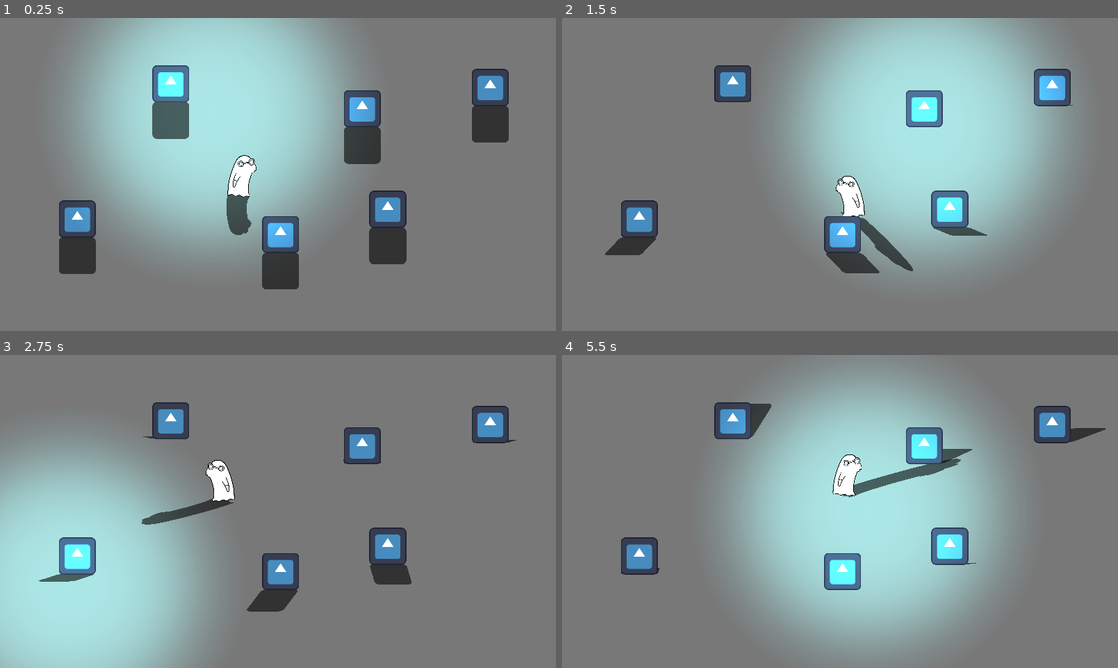
Above: before the commit, frames 1-4 (two rows, left to right).
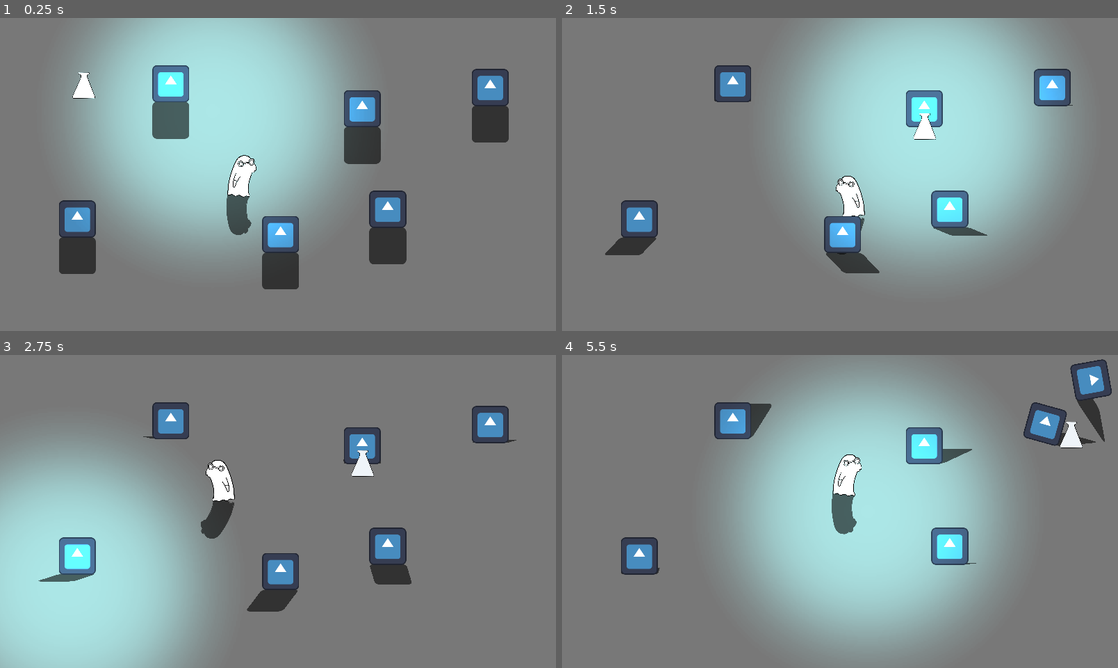
Above: after the commit, the same moments.

Repository: michaelharlow/Pirate-game-jam
Game: Godot game, scene res://scenes/main.tscn
Two runs of this game, one before a commit and one after it. Both use one fixed random seed, a clock stepped at 60 frames per second and the inputs below. The engine's default icon, where the game draws it, is replaced by a stand-in: a white triangle on a blue panel in a dark square.
Inputs (mouse positions are in pixels of both pictures, inside the frame that each line leads up to):
- Up to frame 1 (0.25 s): no input
- Up to frame 2 (1.5 s): move the mouse to (734, 121) at 0.52 s; press the mouse at (734, 121) at 0.53 s; move the mouse to (923, 127) at 1.27 s; release the mouse at (923, 127) at 1.28 s; click (923, 127) at 1.35 s
- Up to frame 3 (2.75 s): move the mouse to (66, 583) at 2.02 s; hold Right mouse button (Right_Mouse) from 2.03 s (still down); click (66, 583) at 2.3 s
- Up to frame 4 (5.5 s): move the mouse to (951, 574) at 2.77 s; release Right mouse button (Right_Mouse) at 2.78 s; click (951, 574) at 2.85 s; move the mouse to (845, 589) at 3.52 s; press the mouse at (845, 589) at 3.53 s; move the mouse to (1073, 436) at 4.27 s; release the mouse at (1073, 436) at 4.28 s; right-click (1073, 436) at 4.35 s; click (1073, 436) at 4.55 s; move the mouse to (867, 511) at 5.02 s; press the mouse at (867, 511) at 5.03 s

The runs differ from the first frame. In frame 1, 0.2% of the frame differs, in the area x 13-18%, y 17-26%; in frame 2, 0.6%; in frame 3, 1.0%; in frame 4, 3.7%, in the area x 47-99%, y 1-76%.

Commit message:
Shadow Mover

Diff:
--- /dev/null
+++ b/scenes/AlchemistPlayer.tscn
@@ -0,0 +1,15 @@
+[gd_scene load_steps=3 format=3 uid="uid://dipp0qhg043bv"]
+
+[ext_resource type="Texture2D" uid="uid://3ejmj5cj1tr1" path="res://assets/art/Beaker.png" id="1_je6qc"]
+
+[sub_resource type="CircleShape2D" id="CircleShape2D_xosfh"]
+radius = 34.0
+
+[node name="AlchemistPlayer" type="CharacterBody2D"]
+
+[node name="Sprite2D" type="Sprite2D" parent="."]
+scale = Vector2(0.25, 0.25)
+texture = ExtResource("1_je6qc")
+
+[node name="CollisionShape2D" type="CollisionShape2D" parent="."]
+shape = SubResource("CircleShape2D_xosfh")
--- a/scenes/main.tscn
+++ b/scenes/main.tscn
@@ -1,9 +1,10 @@
-[gd_scene load_steps=7 format=3 uid="uid://ctht2u6agnlnw"]
+[gd_scene load_steps=8 format=3 uid="uid://ctht2u6agnlnw"]
 
 [ext_resource type="Script" path="res://scripts/Shadow Controller.gd" id="1_ss4xy"]
 [ext_resource type="PackedScene" uid="uid://bkpfwut8g54k4" path="res://scenes/Alchemist.tscn" id="1_wygfh"]
 [ext_resource type="Texture2D" uid="uid://b3odfnxib1x2" path="res://assets/Light Texture.png" id="2_n16o7"]
 [ext_resource type="PackedScene" uid="uid://pv52sqrinjvx" path="res://scenes/box.tscn" id="3_uob1w"]
+[ext_resource type="PackedScene" uid="uid://dipp0qhg043bv" path="res://scenes/AlchemistPlayer.tscn" id="5_i0fv1"]
 
 [sub_resource type="PhysicsMaterial" id="PhysicsMaterial_2lnnb"]
 
@@ -19,18 +20,6 @@
 offset_bottom = 1141.0
 mouse_filter = 2
 color = Color(0.470588, 0.470588, 0.470588, 1)
-
-[node name="LineA" type="Line2D" parent="."]
-visible = false
-points = PackedVector2Array(0, 0, 0, 80)
-
-[node name="LineB" type="Line2D" parent="."]
-visible = false
-points = PackedVector2Array(0, 80, 60, 80)
-
-[node name="LineC" type="Line2D" parent="."]
-visible = false
-points = PackedVector2Array(0, 0, 60, 80)
 
 [node name="PointLight2D" type="PointLight2D" parent="."]
 position = Vector2(735, 322)
@@ -104,3 +93,6 @@
 
 [node name="Box6" parent="." instance=ExtResource("3_uob1w")]
 position = Vector2(1693, 240)
+
+[node name="AlchemistPlayer" parent="." instance=ExtResource("5_i0fv1")]
+position = Vector2(290, 233)
--- a/scripts/Alchemist.gd
+++ b/scripts/Alchemist.gd
@@ -13,7 +13,7 @@
 
 
 func _ready() -> void:
-	add_to_group("boxes")
+	pass
 
 
 func _physics_process(delta):
--- a/scripts/Shadow Controller.gd
+++ b/scripts/Shadow Controller.gd
@@ -1,10 +1,8 @@
 extends Node2D
 
 @onready var point_light_2d := $PointLight2D
-@onready var line_a := $LineA
-@onready var line_b := $LineB
-@onready var line_c := $LineC
 @onready var test_box := get_tree().get_first_node_in_group("boxes")
+@onready var player := $AlchemistPlayer
 
 var follow : bool = true
 
@@ -15,10 +13,8 @@
 
 	if event.is_action_pressed("Left_Mouse"):
 		for box in get_tree().get_nodes_in_group("boxes"):
-			print(box.get_name()," > ",round(box.shadow.skew),"° > A: ",round(box.position.y - point_light_2d.position.y)," > B: ",round(box.position.x - point_light_2d.position.x))
-			print("Box: ",box.position)
-			print("Light: ", point_light_2d.position)
-		print("\n")
+			if box.mouse_hovered:
+				player.position = event.position
 
 	if event is InputEventMouseMotion:
 		for box in get_tree().get_nodes_in_group("boxes"):
@@ -31,9 +27,3 @@
 
 		if follow:
 			point_light_2d.position = get_global_mouse_position()
-			line_a.set_point_position(0,test_box.position)
-			line_a.set_point_position(1,Vector2(test_box.position.x,get_global_mouse_position().y))
-			line_b.set_point_position(0,Vector2(test_box.position.x,get_global_mouse_position().y))
-			line_b.set_point_position(1,get_global_mouse_position())
-			line_c.set_point_position(0,test_box.position)
-			line_c.set_point_position(1,get_global_mouse_position())
--- a/scripts/box.gd
+++ b/scripts/box.gd
@@ -7,7 +7,7 @@
 @export var shadow_info: ShadowInfo
 @export var object_sprite : Texture2D
 
-var mouse_hovered : bool = false
+@export var mouse_hovered : bool = false
 
 
 func _ready() -> void:
Not shown: 1 places in scenes/Alchemist.tscn that only renumber resources
Not shown: 1 places in scenes/box.tscn that only renumber resources
Not shown: 1 places in scenes/shadow.tscn that only renumber resources
